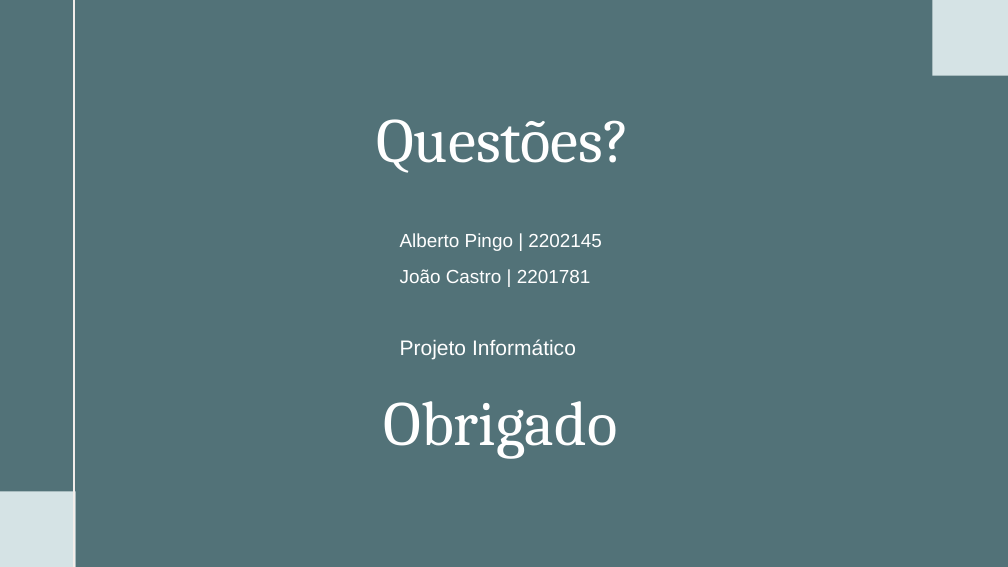
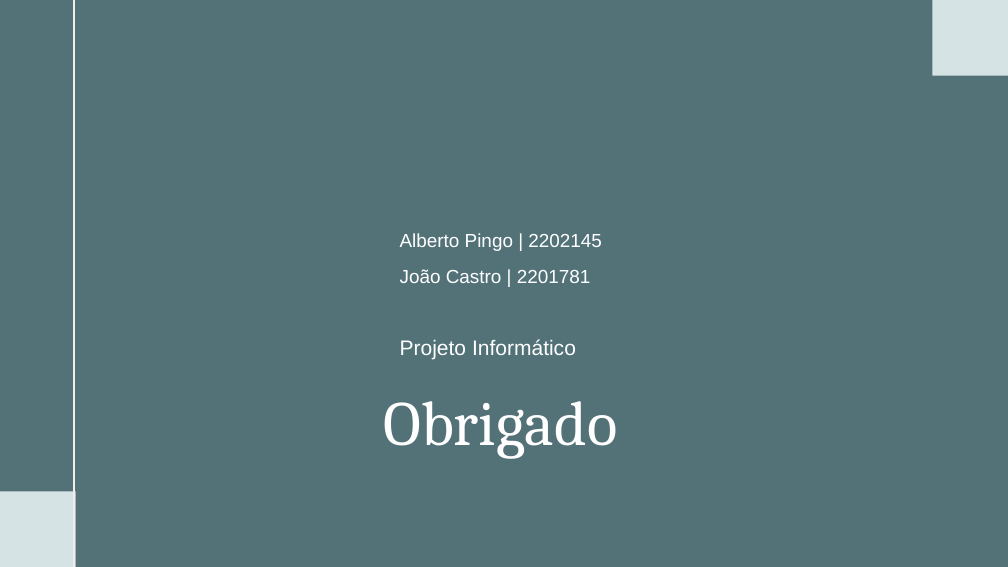
Before and after one commit to albertopingo/AI-driving-classification_FinalProject_CEng, a slide deck: slide 33 of ProjInf_AI_Driving_Classification.pptx (slide 26 before the commit). Drawn at 1008x567 pixels with LibreOffice and Linux fonts; fonts in the diff are those of the drawing. Boxes give left, top, right and bottom in pixels: in the first picture for what was removed or moved away, otherwise in the second. Text is boxed around its words. In the diff, an @@ line names an element or a change of style, - is before the commit and + after.

```diff
--- a/ProjInf_AI_Driving_Classification.pptx
+++ b/ProjInf_AI_Driving_Classification.pptx
@@ title removed at (376,119,630,173) @@
-Questões?
```
Also in this commit, not shown: 2 other slides changed, 8 slides added, 1 slide removed.
